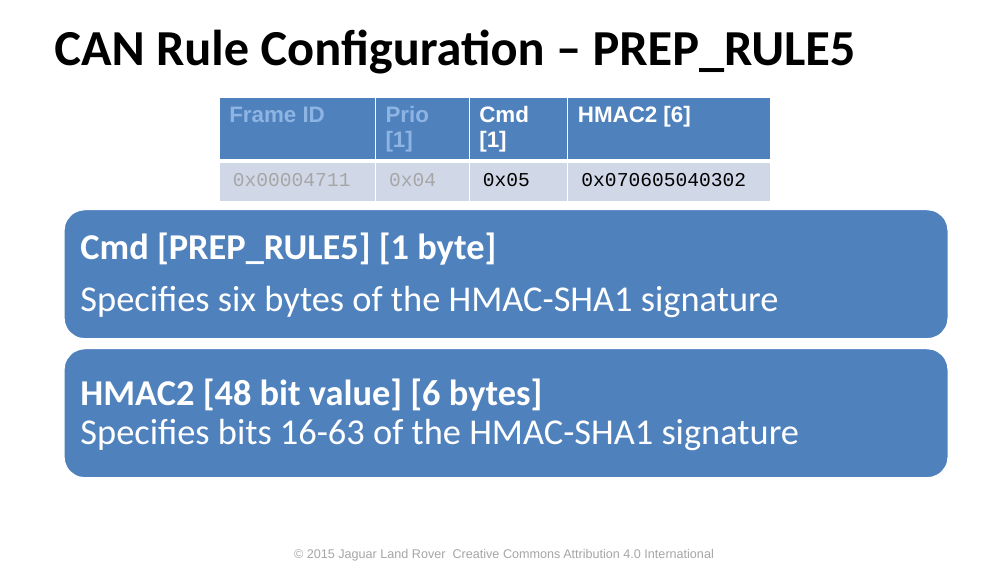
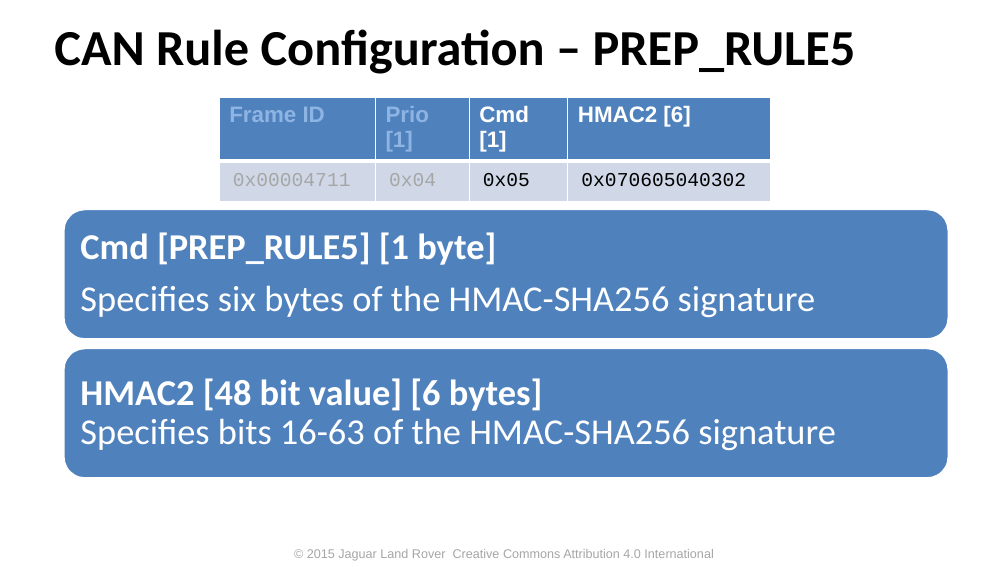
Before and after one commit to PDXostc/canfw, a slide deck: slide 14 of doc/CAN Firewall.pptx. Drawn at 1008x567 pixels with LibreOffice and Linux fonts; fonts in the diff are those of the drawing; background and template pictures are left out. Boxes give left, top, right and bottom in pixels: in the first picture for what was removed or moved away, otherwise in the second. Text is boxed around its words. In the diff, an @@ line names an element or a change of style, - is before the commit and + after.

Commit message:
Modified with HMAC-SHA256 signature

```diff
--- a/doc/CAN Firewall.pptx
+++ b/doc/CAN Firewall.pptx
@@ text at (80, 285, 816, 318): text changed @@
-Specifies six bytes of the HMAC-SHA1 signature
+Specifies six bytes of the HMAC-SHA256 signature
@@ text at (80, 378, 836, 450): text changed @@
-HMAC2 [48 bit value] [6 bytes]
-Specifies bits 16-63 of the HMAC-SHA1 signature
+HMAC2 [48 bit value] [6 bytes]
+Specifies bits 16-63 of the HMAC-SHA256 signature
```
Also in this commit, not shown: 6 other slides changed, 4 slides added, 1 other file.
